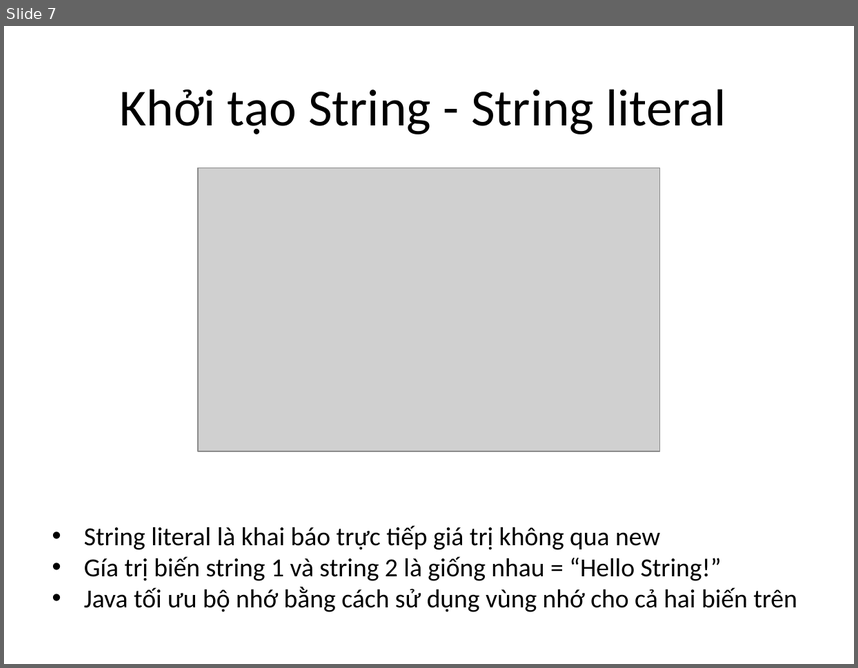
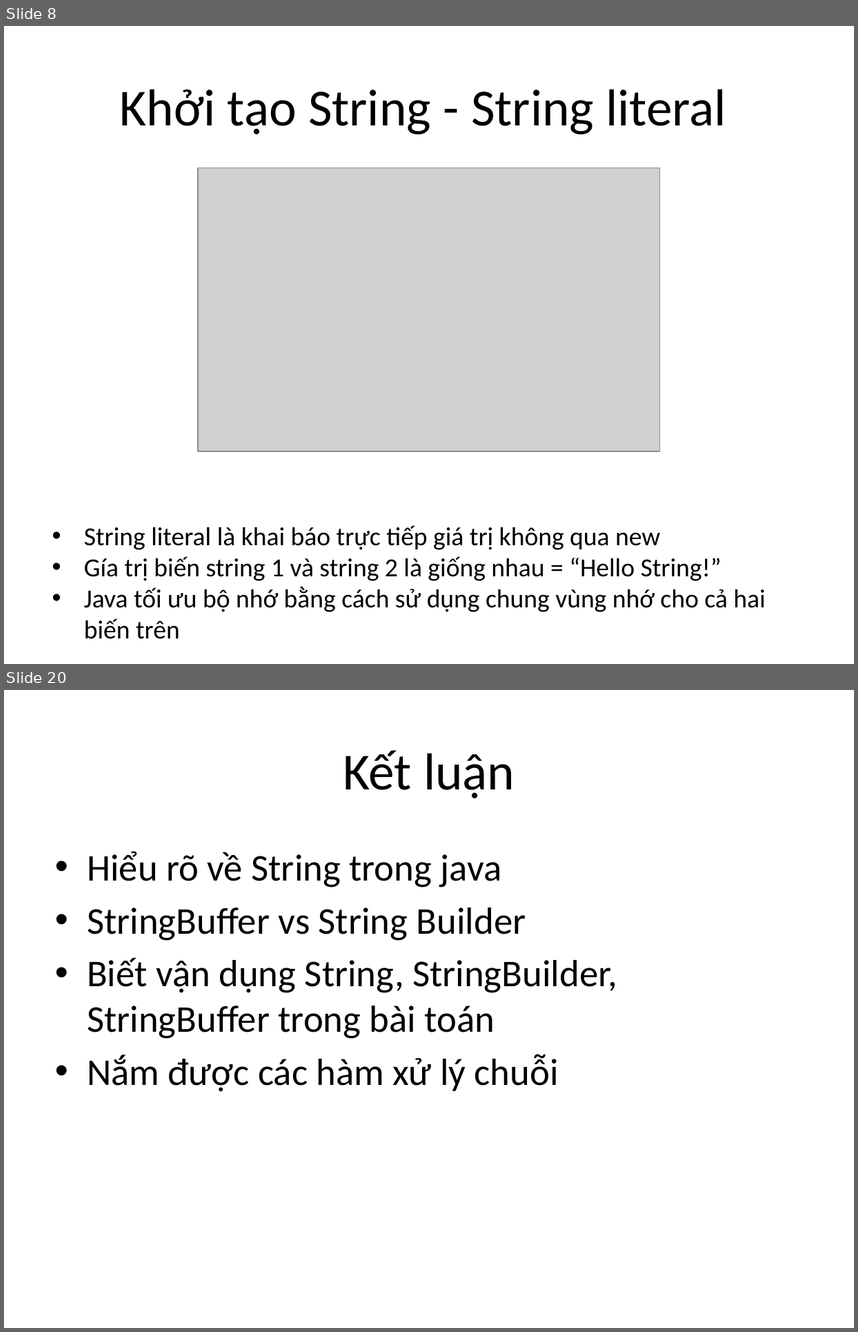
Before and after one commit to phithanh97cs/T3H, a slide deck: 3. Back-end/1. JavaCore/5. String, String Builder, String Buffer.pptx. Shown one above the other, each under a label of ours: slide 7 before the commit, slides 8 and 20 after it; the slides between them are not shown. The pictures are 858x668 and 858x1332 pixels, drawn with LibreOffice and Linux fonts; fonts in the diff are those of the drawing; grey boxes stand for pictures. Boxes give left, top, right and bottom in pixels: in the first picture for what was removed or moved away, otherwise in the second. Text is boxed around its words. In the diff, an @@ line names an element or a change of style, - is before the commit and + after.

```diff
--- a/3. Back-end/1. JavaCore/5. String, String Builder, String Buffer.pptx
+++ b/3. Back-end/1. JavaCore/5. String, String Builder, String Buffer.pptx
@@ slide 20 added at <box>4,690,854,1328</box>, background #FFFFFF @@
@@ title added at <box>343,750,515,798</box>, 44 pt, text #000000 @@
+Kết luận
@@ text added at <box>87,851,617,1092</box>, 32 pt, text #000000 @@
+• Hiểu rõ về String trong java
+• StringBuffer vs String Builder
+• Biết vận dụng String, StringBuilder, StringBuffer trong bài toán
+• Nắm được các hàm xử lý chuỗi
@@ what was slide 7 is now slide 8 @@
@@ slide 8 changed as well @@
@@ text at <box>84,586,765,639</box>: text changed @@
-• Java tối ưu bộ nhớ bằng cách sử dụng vùng nhớ cho cả hai biến trên
+• Java tối ưu bộ nhớ bằng cách sử dụng chung vùng nhớ cho cả hai biến trên
```
Also in this commit, not shown: 4 other slides changed, 14 other slides added.
